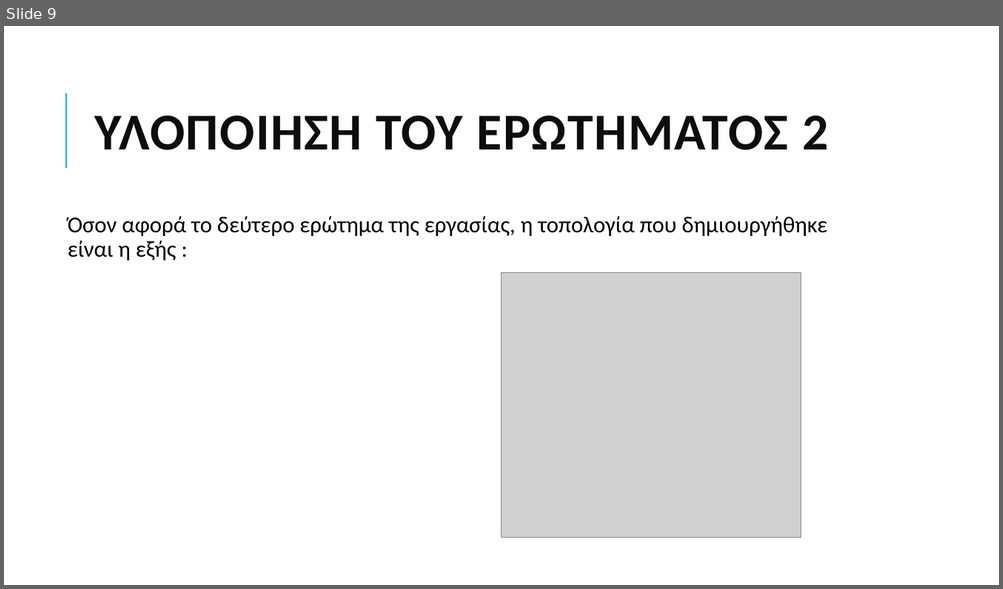
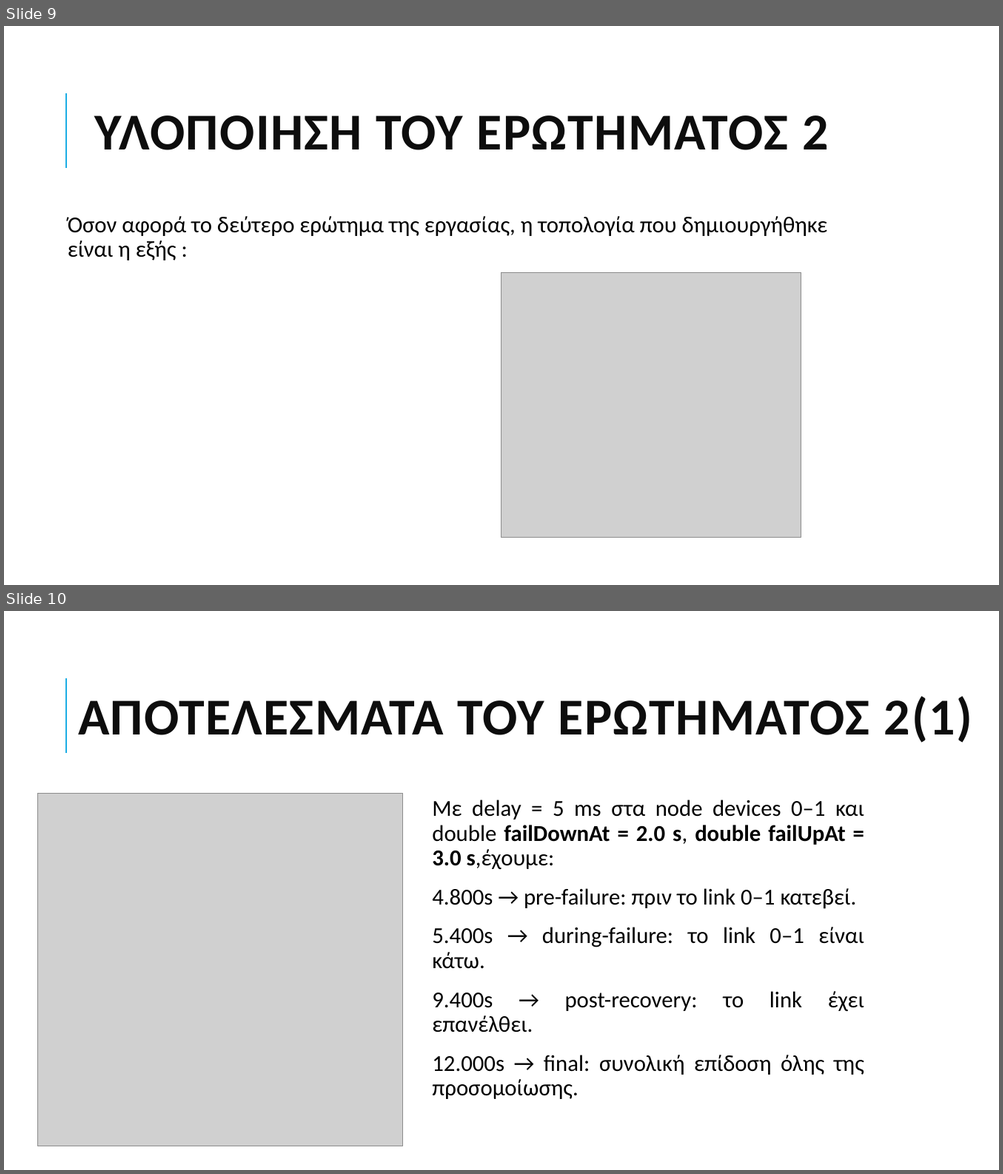
Before and after one commit to grgmyl/Ns3Project, a slide deck: Presentations/Ns-3_presentation_F.pptx. Shown one above the other, each under a label of ours: slide 9 before the commit, slides 9 and 10 after it. The pictures are 1003x589 and 1003x1174 pixels, drawn with LibreOffice and Linux fonts; fonts in the diff are those of the drawing; grey boxes stand for pictures. Boxes give left, top, right and bottom in pixels: in the first picture for what was removed or moved away, otherwise in the second. Text is boxed around its words. In the diff, an @@ line names an element or a change of style, - is before the commit and + after.

```diff
--- a/Presentations/Ns-3_presentation_F.pptx
+++ b/Presentations/Ns-3_presentation_F.pptx
@@ slide 10 added at (4, 611, 999, 1170), background #FFFFFF; not listed: 1 template element that a slide beside it also shows @@
@@ title added at (78, 696, 972, 743), 50 pt, text #0D0D0D, bold @@
+ΑΠΟΤΕΛΕΣΜΑΤΑ ΤΟΥ ΕΡΩΤΗΜΑΤΟΣ 2(1)
@@ picture added at (37, 793, 403, 1147) @@
@@ text added at (432, 800, 864, 1099), 22 pt, text #000000 @@
+  Με delay = 5 ms στα node devices 0–1 και double failDownAt = 2.0 s, double failUpAt = 3.0 s,έχουμε:
+  4.800s → pre-failure: πριν το link 0–1 κατεβεί.
+  5.400s → during-failure: το link 0–1 είναι κάτω.
+  9.400s → post-recovery: το link έχει επανέλθει.
+  12.000s → final: συνολική επίδοση όλης της προσομοίωσης.
```
Also in this commit, not shown: 5 slides changed, 2 slides removed.
